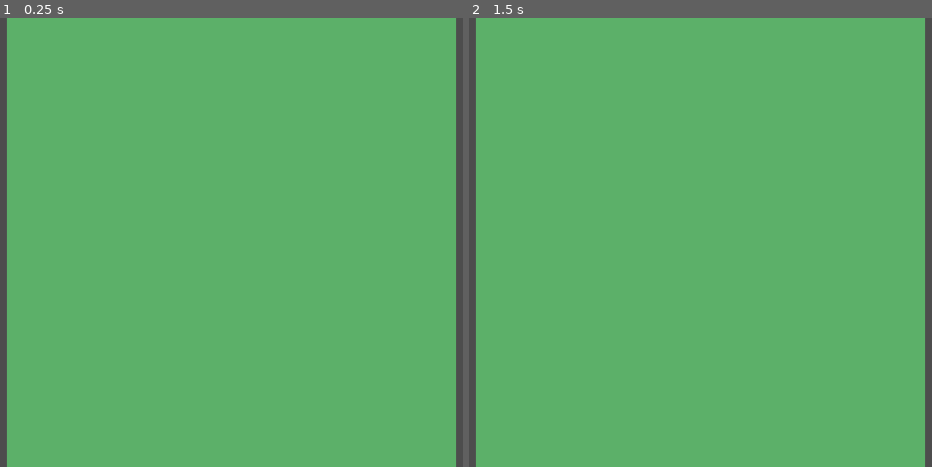
Above: before the commit, frames 1-2 (left to right).
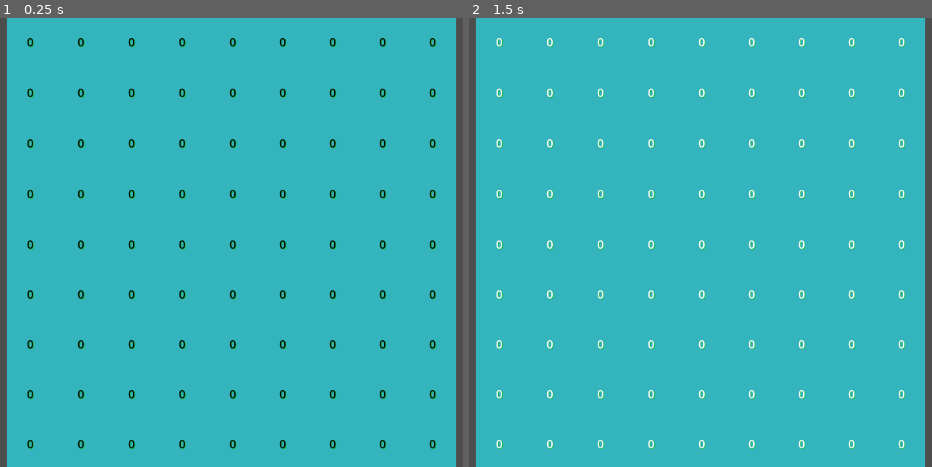
Above: after the commit, the same moments.

Repository: jackrattler/Sudoku-Solver
Game: Godot game, scene res://main.tscn
Two runs of this game, one before a commit and one after it. Both use one fixed random seed, a clock stepped at 60 frames per second and the inputs below.
Inputs (mouse positions are in pixels of both pictures, inside the frame that each line leads up to):
- Up to frame 1 (0.25 s): no input
- Up to frame 2 (1.5 s): tap Enter at 0.5 s; move the mouse to (876, 220) at 0.52 s; tap Space at 1.25 s; move the mouse to (538, 264) at 1.27 s

The runs differ from the first frame. In frame 1, 97% of the frame differs, in the area x 1-99%, y 0-100%; in frame 2, 97%.
Error before the commit: Parse Error: Expected identifier after "." for attribute access. (res://grid_container.gd:19)

Commit message:
began creating GUI for solver in Godot

Diff:
--- a/sudoku-solver/grid_container.gd
+++ b/sudoku-solver/grid_container.gd
@@ -1,8 +1,7 @@
 extends GridContainer
 
-var GRID_SIZE = 9
-@export var CELL_SIZE = size.x / GRID_SIZE
-
+@onready var GRID_SIZE = 9
+@onready var th = load("res://main.tres") as Theme
 
 func _ready() -> void:
 	var board = []				#set up blank board
@@ -14,6 +13,21 @@
 
 	for y in GRID_SIZE:
 		for x in GRID_SIZE:
-			var cell = Button.new()
-			cell.position = Vector2(y*CELL_SIZE, x*CELL_SIZE)
-			cell. = Color(255,255,255,255)
+			var cell = Label.new()
+			add_child(cell)
+			cell.text = '0'
+			cell.size_flags_horizontal = Control.SIZE_EXPAND_FILL
+			cell.size_flags_vertical = Control.SIZE_EXPAND_FILL
+			cell.vertical_alignment = 1
+			cell.horizontal_alignment = 1
+			cell.mouse_filter = Control.MOUSE_FILTER_STOP
+
+func _process(delta: float) -> void:
+	pass
+
+
+
+
+func _on_mouse_entered() -> void:
+	print("mouse entered")
+	th.clear_color("font_color", "Label")
--- /dev/null
+++ b/sudoku-solver/main.tres
@@ -0,0 +1,10 @@
+[gd_resource type="Theme" load_steps=2 format=3 uid="uid://bmhc6n4g43sju"]
+
+[sub_resource type="SystemFont" id="SystemFont_ig7tw"]
+
+[resource]
+resource_name = "main"
+default_font = SubResource("SystemFont_ig7tw")
+default_font_size = 17
+Label/colors/font_color = Color(0, 0.0431373, 0.027451, 1)
+Label/colors/font_shadow_color = Color(0.054902, 0.741176, 0, 0.513726)
--- a/sudoku-solver/main.tscn
+++ b/sudoku-solver/main.tscn
@@ -1,26 +1,31 @@
-[gd_scene load_steps=2 format=3 uid="uid://dkxyuvr2s5mmm"]
+[gd_scene load_steps=3 format=3 uid="uid://c2aqo77qcl5wq"]
 
+[ext_resource type="Theme" uid="uid://bmhc6n4g43sju" path="res://main.tres" id="1_0xm2m"]
 [ext_resource type="Script" uid="uid://douwwevst3n5n" path="res://grid_container.gd" id="1_ig7tw"]
 
-[node name="Node2D" type="Node2D"]
-
-[node name="AspectRatioContainer" type="AspectRatioContainer" parent="."]
+[node name="Control" type="Control"]
+layout_mode = 3
 anchors_preset = 15
 anchor_right = 1.0
 anchor_bottom = 1.0
+grow_horizontal = 2
+grow_vertical = 2
+
+[node name="AspectRatioContainer" type="AspectRatioContainer" parent="."]
+layout_mode = 0
 offset_right = 1152.0
 offset_bottom = 648.0
-grow_horizontal = 2
-grow_vertical = 2
-size_flags_horizontal = 3
-size_flags_vertical = 3
-metadata/_edit_use_anchors_ = true
 
 [node name="ColorRect" type="ColorRect" parent="AspectRatioContainer"]
 layout_mode = 2
-color = Color(0.360784, 0.690196, 0.411765, 1)
+color = Color(0.203922, 0.705882, 0.741176, 1)
 
-[node name="GridContainer" type="GridContainer" parent="AspectRatioContainer"]
-layout_mode = 2
+[node name="GridContainer" type="GridContainer" parent="AspectRatioContainer/ColorRect"]
+layout_mode = 0
+offset_right = 648.0
+offset_bottom = 648.0
+theme = ExtResource("1_0xm2m")
 columns = 9
 script = ExtResource("1_ig7tw")
+
+[connection signal="mouse_entered" from="AspectRatioContainer/ColorRect/GridContainer" to="AspectRatioContainer/ColorRect/GridContainer" method="_on_mouse_entered"]
--- a/sudoku-solver/project.godot
+++ b/sudoku-solver/project.godot
@@ -19,6 +19,10 @@
 
 project/assembly_name="Sudoku Solver"
 
+[gui]
+
+theme/custom="uid://bmhc6n4g43sju"
+
 [rendering]
 
 renderer/rendering_method="gl_compatibility"
Not shown, changed: su_solver.py
